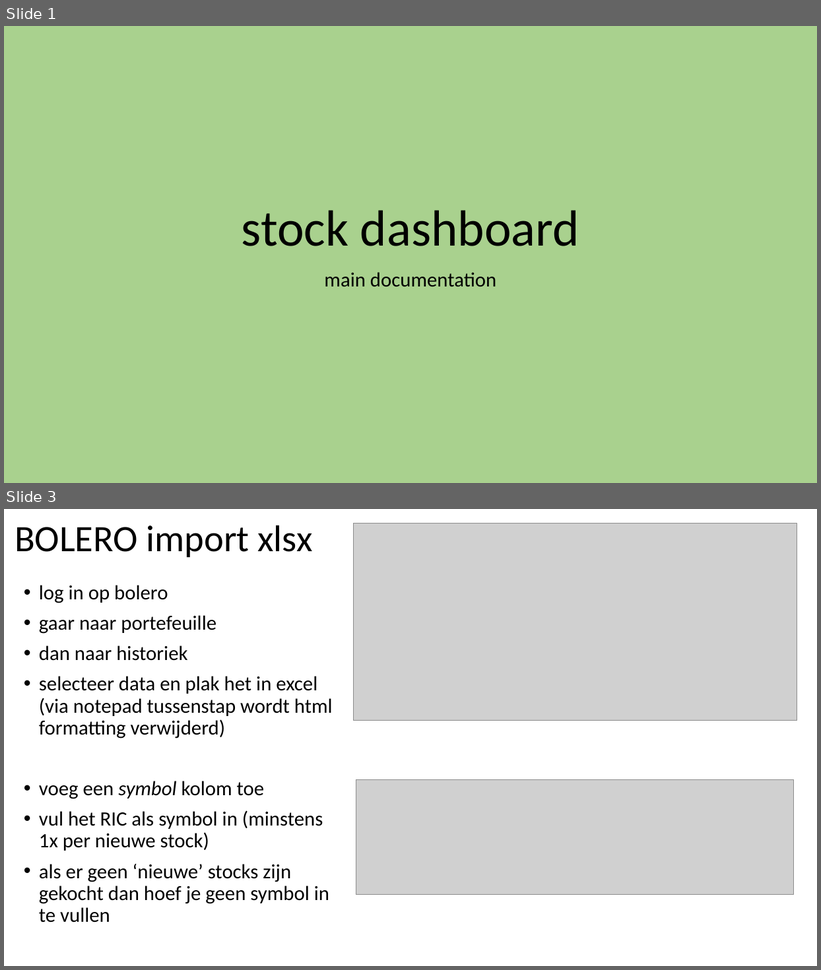
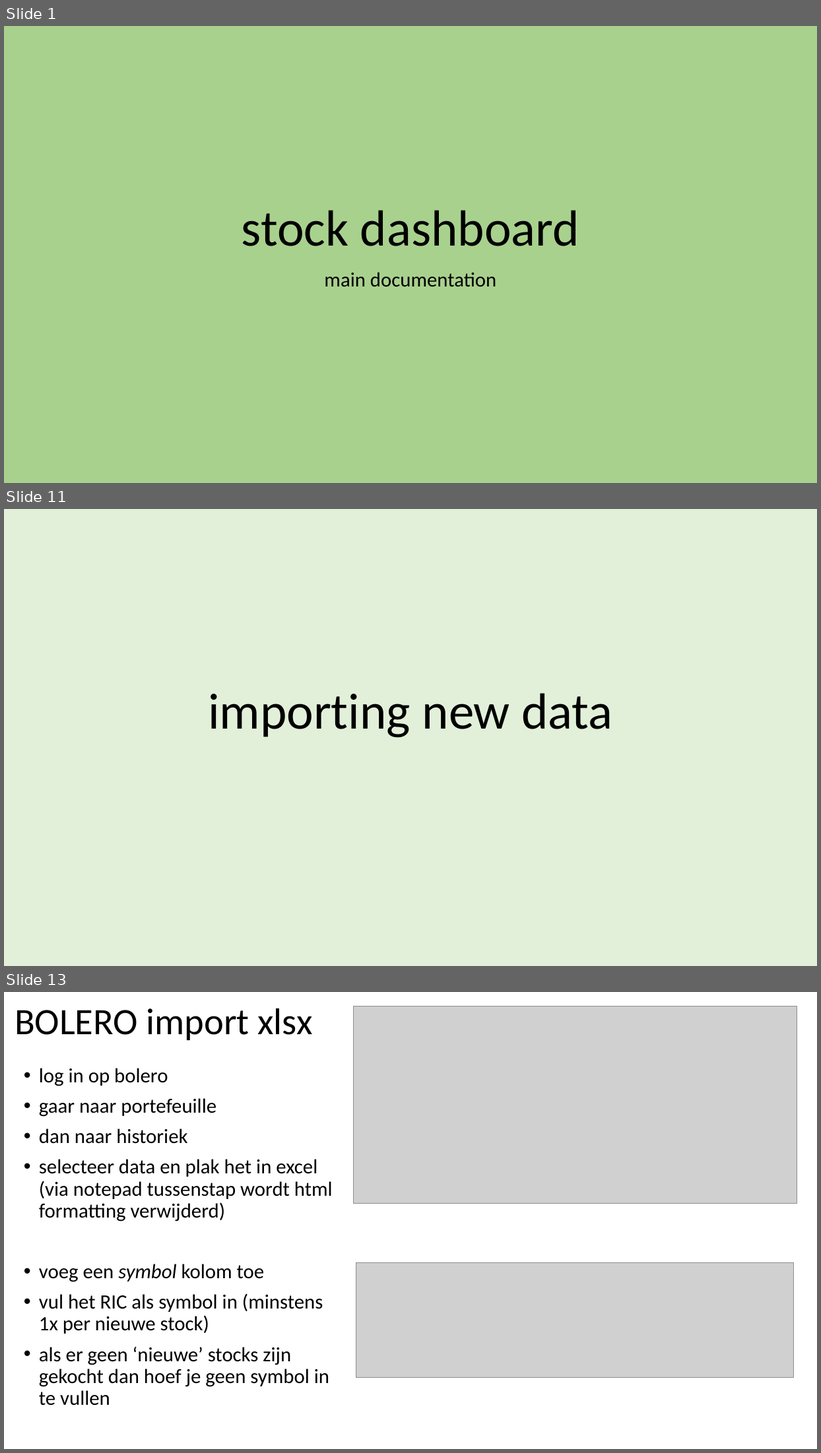
Before and after one commit to jorritvm/stocks_dashboard, a slide deck: doc/stock_dashboard_documentation.pptx. Shown one above the other, each under a label of ours: slides 1 and 3 before the commit, slides 1, 11 and 13 after it; the slides between them are not shown. The pictures are 821x970 and 821x1453 pixels, drawn with LibreOffice and Linux fonts; fonts in the diff are those of the drawing; grey boxes stand for pictures. Boxes give left, top, right and bottom in pixels: in the first picture for what was removed or moved away, otherwise in the second. Text is boxed around its words. In the diff, an @@ line names an element or a change of style, - is before the commit and + after.

```diff
--- a/doc/stock_dashboard_documentation.pptx
+++ b/doc/stock_dashboard_documentation.pptx
@@ slide 11 added at [4,509,817,966], background #E2F0D9 @@
@@ title added at [208,693,613,738], 60 pt, text #000000 @@
+importing new data
@@ what was slide 3 is now slide 13 @@
```
Also in this commit, not shown: 3 slides changed, 7 other slides added, 3 slides removed, 15 other files.
